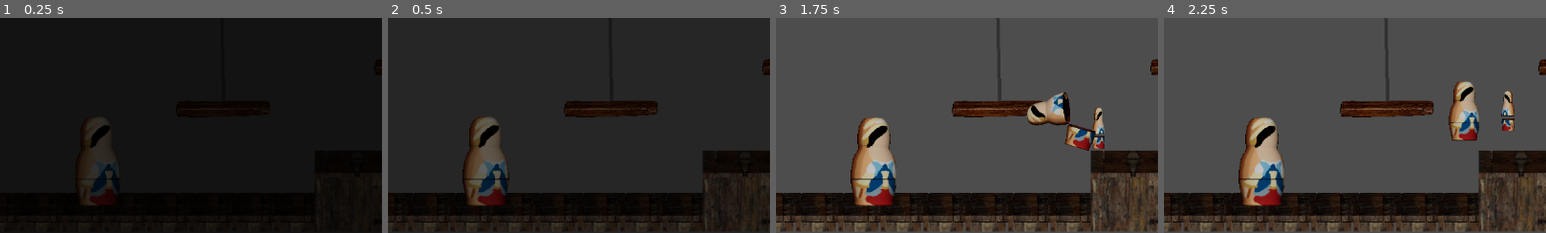
Above: before the commit, frames 1-4 (left to right).
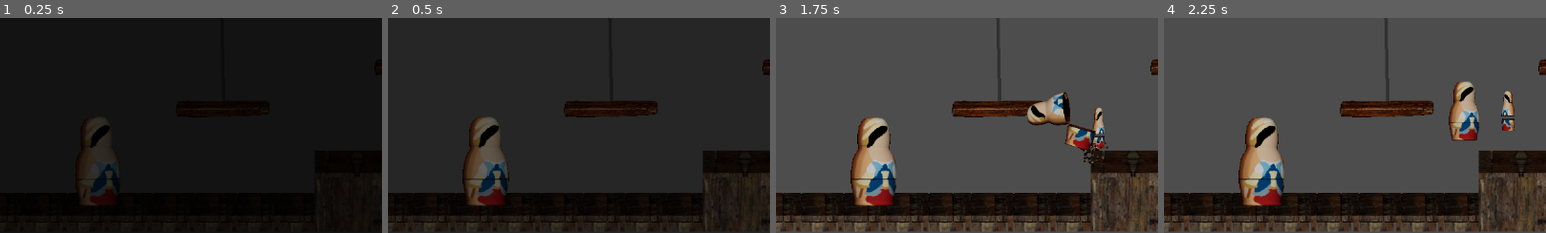
Above: after the commit, the same moments.

Repository: SethHDavis99/GMTK2024
Game: Godot game, scene res://levels/main.tscn
Same seed, same stepped clock (60 frames per second), same inputs: the game is played once before the commit and once after it. This scene is started directly instead of the project's main scene.
Inputs (mouse positions are % of the whole screen's width and height, from its top left):
- Up to frame 1 (0.25 s): no input
- Up to frame 2 (0.5 s): no input
- Up to frame 3 (1.75 s): move the mouse to (16, 83) at 0.52 s; hold Space (pop) 0.53-1.28 s; hold D (move_right) from 0.53 s (still down); tap W (jump) at 0.77, 1.52 s; move the mouse to (35, 82) at 1.27 s; click (35, 82) at 1.35 s; tap Space (pop) at 1.55 s
- Up to frame 4 (2.25 s): move the mouse to (53, 69) at 2.02 s; release D (move_right) at 2.03 s; hold A (move_left) from 2.03 s (still down); hold Space (pop) from 2.03 s (still down)
The pictures show only the part of the screen within x 3-53%, y 49-99%; the shares and areas given below are measured in that part.

Frames 1-2 are identical in both runs. In frame 3, 0.2% of the frame differs, in the area x 79-87%, y 57-68%; in frame 4, nothing differs.

Commit message:
Dust out

Diff:
--- a/objects/player.tscn
+++ b/objects/player.tscn
@@ -1,7 +1,33 @@
-[gd_scene load_steps=25 format=3 uid="uid://vrgxl7185qiy"]
+[gd_scene load_steps=28 format=3 uid="uid://vrgxl7185qiy"]
 
 [ext_resource type="SpriteFrames" uid="uid://bstl8yolb5enr" path="res://sprites/player_anim.tres" id="1_01bsf"]
 [ext_resource type="Script" path="res://scripts/player.gd" id="1_aq5fj"]
+
+[sub_resource type="Gradient" id="Gradient_ywjty"]
+offsets = PackedFloat32Array(0.00232288, 0.450639, 0.825784, 1)
+colors = PackedColorArray(0.219501, 0.219501, 0.219501, 1, 0, 0, 0, 1, 0.529443, 0.340186, 0.233042, 1, 0.211841, 0.176197, 0.147249, 1)
+
+[sub_resource type="GradientTexture1D" id="GradientTexture1D_1kqc2"]
+gradient = SubResource("Gradient_ywjty")
+
+[sub_resource type="ParticleProcessMaterial" id="ParticleProcessMaterial_68c1e"]
+lifetime_randomness = 1.0
+particle_flag_disable_z = true
+emission_shape = 1
+emission_sphere_radius = 15.8
+angular_velocity_min = -1.60933e-05
+angular_velocity_max = 204.64
+orbit_velocity_min = -0.305
+orbit_velocity_max = 1.153
+gravity = Vector3(100, -100, 0)
+radial_accel_min = -52.66
+radial_accel_max = 53.71
+tangential_accel_min = -44.57
+tangential_accel_max = 30.09
+damping_max = 24.242
+scale_min = 3.0
+scale_max = 3.0
+color_ramp = SubResource("GradientTexture1D_1kqc2")
 
 [sub_resource type="CanvasItemMaterial" id="CanvasItemMaterial_ocrkn"]
 blend_mode = 1
@@ -140,6 +166,17 @@
 input_pickable = true
 script = ExtResource("1_aq5fj")
 
+[node name="JumpOut" type="Node2D" parent="."]
+
+[node name="GPUParticles2D" type="GPUParticles2D" parent="JumpOut"]
+position = Vector2(19, -54)
+emitting = false
+amount = 200
+process_material = SubResource("ParticleProcessMaterial_68c1e")
+one_shot = true
+speed_scale = 2.93
+explosiveness = 0.5
+
 [node name="FallingVFX" type="Node2D" parent="."]
 
 [node name="GPUParticles2D2" type="GPUParticles2D" parent="FallingVFX"]
@@ -148,9 +185,8 @@
 emitting = false
 amount = 1000
 process_material = SubResource("ParticleProcessMaterial_rtlbq")
-lifetime = 1.5
-one_shot = true
-speed_scale = 8.83
+one_shot = true
+speed_scale = 5.58
 randomness = 0.23
 
 [node name="GPUParticles2D" type="GPUParticles2D" parent="FallingVFX"]
@@ -160,10 +196,9 @@
 emitting = false
 amount = 1000
 process_material = SubResource("ParticleProcessMaterial_sx5mt")
-lifetime = 1.5
 one_shot = true
 preprocess = 0.25
-speed_scale = 8.83
+speed_scale = 5.53
 randomness = 0.23
 
 [node name="AnimatedSprite2D" type="AnimatedSprite2D" parent="."]
--- a/scripts/player.gd
+++ b/scripts/player.gd
@@ -124,6 +124,7 @@
 			can_control = false
 			Global.play_sound(preload("res://audio/GMTK2024_DollOpen_01.ogg"),global_position,[MAX_SIZE / size,MAX_SIZE / size])
 			$AnimatedSprite2D.play("R_OpenUp")
+			$JumpOut/GPUParticles2D.emitting = true
 
 	if event.is_action_pressed("jump") and can_jump():
 		Global.play_sound(preload("res://audio/GMTK2024_Jump_01.ogg"),global_position)
